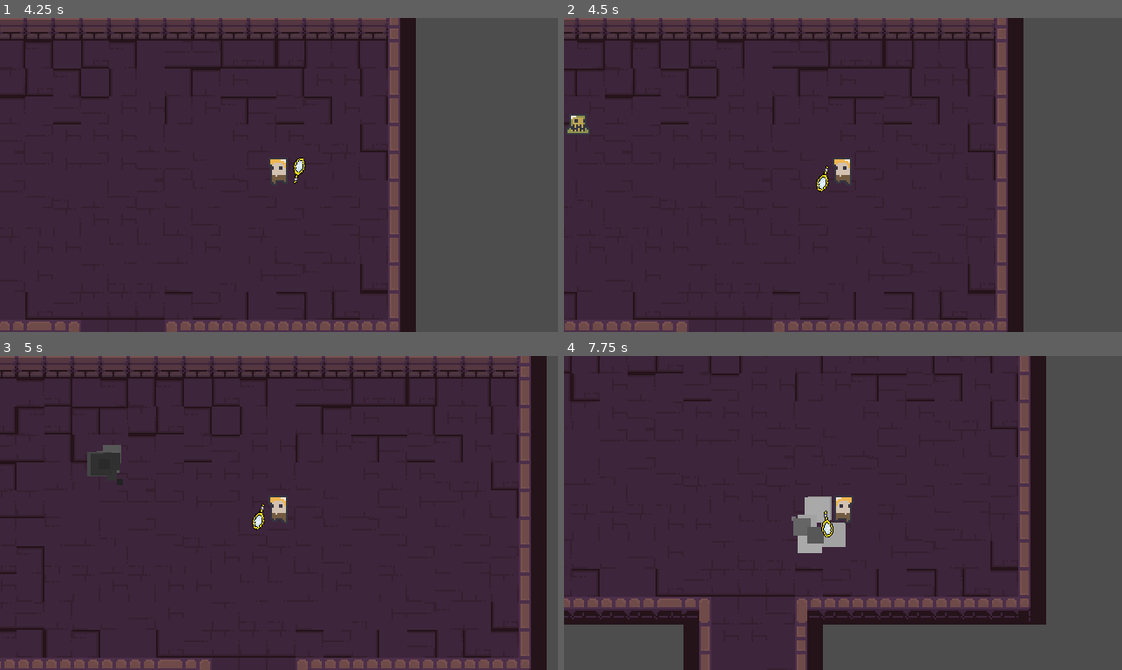
Above: before the commit, frames 1-4 (two rows, left to right).
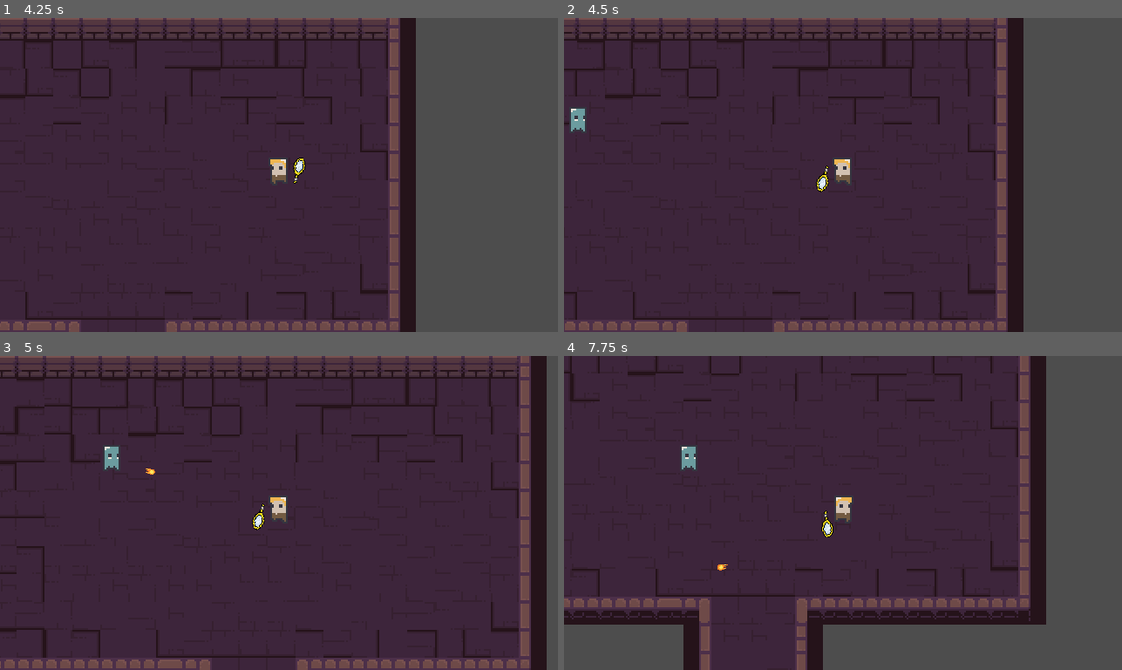
Above: after the commit, the same moments.

Repository: Z3BINI/mirror-attack
Game: Godot game, scene res://scenes/levels/test_level.tscn
Same seed, same stepped clock (60 frames per second), same inputs: the game is played once before the commit and once after it. The project has no main scene, so this scene is started directly.
Inputs (mouse positions are in pixels of both pictures, inside the frame that each line leads up to):
- Up to frame 1 (4.25 s): tap Enter at 0.5, 2.75 s; move the mouse to (401, 159) at 0.52 s; hold D (move_right) 0.53-1.28 s; tap F (dash) at 0.6, 2.85 s; move the mouse to (167, 190) at 1.27 s; hold S (move_down) 1.28-2.03 s; tap E (interact) at 1.35 s; tap Space at 2 s; move the mouse to (334, 105) at 2.02 s; hold D (move_right) 2.03-2.78 s; hold Shift (sprint) 2.03-2.78 s; move the mouse to (251, 237) at 2.77 s; hold W (move_up) 2.78-3.53 s; move the mouse to (446, 222) at 3.52 s; hold A (move_left) from 3.53 s (still down); hold E (interact) from 3.53 s (still down)
- Up to frame 2 (4.5 s): keep holding A (move_left); move the mouse to (675, 127) at 4.27 s; release E (interact) at 4.28 s; tap Shift (sprint) at 4.35 s
- Up to frame 3 (5 s): keep holding A (move_left)
- Up to frame 4 (7.75 s): move the mouse to (870, 513) at 5.02 s; release A (move_left) at 5.03 s; hold S (move_down) 5.03-5.78 s; tap F (dash) at 5.1, 7.35 s; move the mouse to (759, 434) at 5.77 s; hold D (move_right) 5.78-6.53 s; tap E (interact) at 5.85 s; move the mouse to (965, 497) at 6.52 s; hold W (move_up) 6.53-7.28 s; hold Shift (sprint) 6.53-7.28 s; move the mouse to (731, 528) at 7.27 s; hold D (move_right) from 7.28 s (still down)

Frame 1 is identical in both runs. In frame 2, 0.2% of the frame differs, in the area x 0-5%, y 28-37%; in frame 3, 0.3%; in frame 4, 1.3%, in the area x 21-51%, y 28-69%.

Commit message:
fixed linked lvls

Diff:
--- a/scenes/levels/level_4.tscn
+++ b/scenes/levels/level_4.tscn
@@ -1,7 +1,8 @@
-[gd_scene load_steps=8 format=3 uid="uid://cw5vulnbkcj5t"]
+[gd_scene load_steps=9 format=3 uid="uid://cw5vulnbkcj5t"]
 
 [ext_resource type="Script" path="res://scripts/levels/levels.gd" id="1_pwejg"]
 [ext_resource type="PackedScene" uid="uid://1du512wqwxn1" path="res://scenes/enemies/enemy.tscn" id="2_8vgai"]
+[ext_resource type="PackedScene" uid="uid://c8dtij8tmvjya" path="res://scenes/levels/level_5.tscn" id="2_ria8j"]
 [ext_resource type="PackedScene" uid="uid://dryr8o4sbpub4" path="res://scenes/enemies/enemy_2.tscn" id="3_j31rk"]
 [ext_resource type="PackedScene" uid="uid://pyqf43y8il2l" path="res://scenes/tile_maps/dungeon_tile_map.tscn" id="3_wdm5q"]
 [ext_resource type="PackedScene" uid="uid://bl4wfwlb1kwnb" path="res://scenes/player/player.tscn" id="4_w5ike"]
@@ -12,6 +13,7 @@
 
 [node name="Level4" type="Node2D"]
 script = ExtResource("1_pwejg")
+NEXT_LEVEL = ExtResource("2_ria8j")
 
 [node name="Enemies" type="Node" parent="."]
 
--- a/scenes/levels/level_6.tscn
+++ b/scenes/levels/level_6.tscn
@@ -1,6 +1,7 @@
-[gd_scene load_steps=8 format=3 uid="uid://7gt6a3nn1rf3"]
+[gd_scene load_steps=9 format=3 uid="uid://7gt6a3nn1rf3"]
 
 [ext_resource type="Script" path="res://scripts/levels/levels.gd" id="1_o7y2i"]
+[ext_resource type="PackedScene" uid="uid://qohim7ww1ql1" path="res://scenes/levels/level_7.tscn" id="2_cb5t3"]
 [ext_resource type="PackedScene" uid="uid://dryr8o4sbpub4" path="res://scenes/enemies/enemy_2.tscn" id="2_jutv5"]
 [ext_resource type="PackedScene" uid="uid://eor44nhytt4i" path="res://scenes/enemies/enemy_3.tscn" id="3_hxims"]
 [ext_resource type="PackedScene" uid="uid://pyqf43y8il2l" path="res://scenes/tile_maps/dungeon_tile_map.tscn" id="3_qa1s7"]
@@ -12,6 +13,7 @@
 
 [node name="Level6" type="Node2D"]
 script = ExtResource("1_o7y2i")
+NEXT_LEVEL = ExtResource("2_cb5t3")
 
 [node name="Enemies" type="Node" parent="."]
 
--- a/scenes/levels/level_8.tscn
+++ b/scenes/levels/level_8.tscn
@@ -1,7 +1,6 @@
-[gd_scene load_steps=11 format=3 uid="uid://brtywi62wrrqp"]
+[gd_scene load_steps=10 format=3 uid="uid://brtywi62wrrqp"]
 
 [ext_resource type="Script" path="res://scripts/levels/levels.gd" id="1_q5li3"]
-[ext_resource type="PackedScene" uid="uid://bvo2t8eja5e38" path="res://scenes/levels/level_2.tscn" id="2_1ka4p"]
 [ext_resource type="PackedScene" uid="uid://pyqf43y8il2l" path="res://scenes/tile_maps/dungeon_tile_map.tscn" id="3_gjyg7"]
 [ext_resource type="PackedScene" uid="uid://dqr7yo8hfkxy3" path="res://scenes/enemies/boss.tscn" id="3_ymi84"]
 [ext_resource type="PackedScene" uid="uid://bl4wfwlb1kwnb" path="res://scenes/player/player.tscn" id="4_mgt1l"]
@@ -15,7 +14,6 @@
 
 [node name="Level8" type="Node2D"]
 script = ExtResource("1_q5li3")
-NEXT_LEVEL = ExtResource("2_1ka4p")
 
 [node name="Enemies" type="Node" parent="."]
 
--- a/scenes/levels/test_level.tscn
+++ b/scenes/levels/test_level.tscn
@@ -2,7 +2,7 @@
 
 [ext_resource type="PackedScene" uid="uid://pyqf43y8il2l" path="res://scenes/tile_maps/dungeon_tile_map.tscn" id="1_ur2qj"]
 [ext_resource type="PackedScene" uid="uid://bl4wfwlb1kwnb" path="res://scenes/player/player.tscn" id="2_bf2re"]
-[ext_resource type="PackedScene" uid="uid://eor44nhytt4i" path="res://scenes/enemies/enemy_3.tscn" id="5_fmgk5"]
+[ext_resource type="PackedScene" uid="uid://1du512wqwxn1" path="res://scenes/enemies/enemy.tscn" id="3_la4cg"]
 
 [node name="TestLevel" type="Node2D"]
 position = Vector2(0, 1)
@@ -13,5 +13,6 @@
 [node name="Player" parent="." instance=ExtResource("2_bf2re")]
 position = Vector2(116, 99)
 
-[node name="Enemy3" parent="." node_paths=PackedStringArray("PLAYER") instance=ExtResource("5_fmgk5")]
+[node name="Enemy" parent="." node_paths=PackedStringArray("PLAYER") instance=ExtResource("3_la4cg")]
 PLAYER = NodePath("../Player")
+MAX_HP = 100.0
